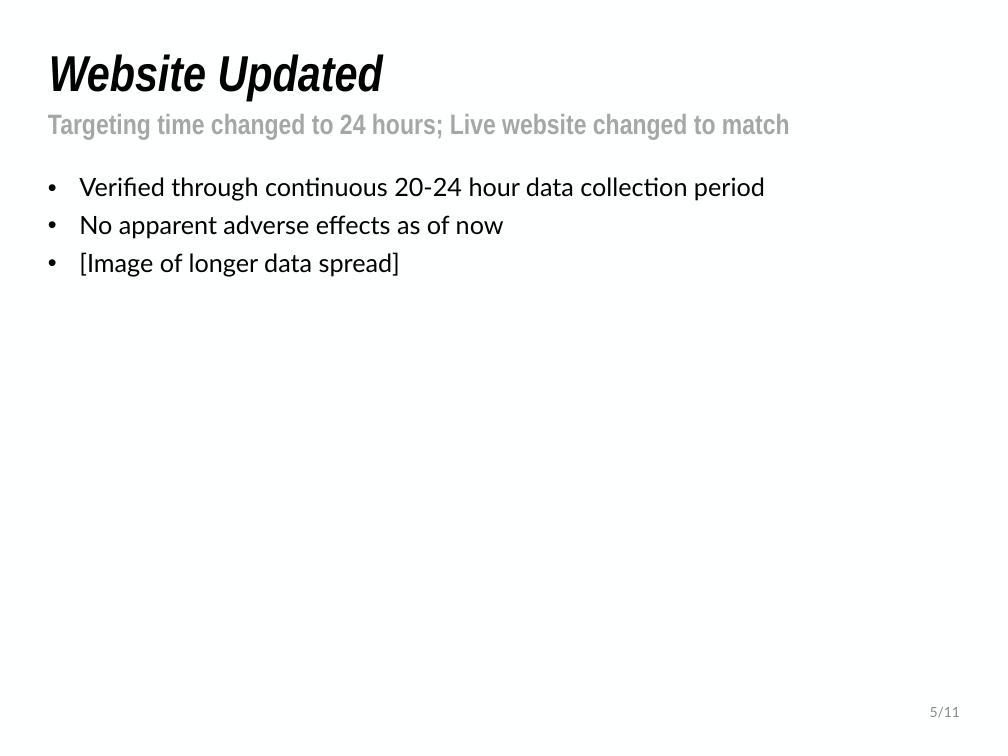
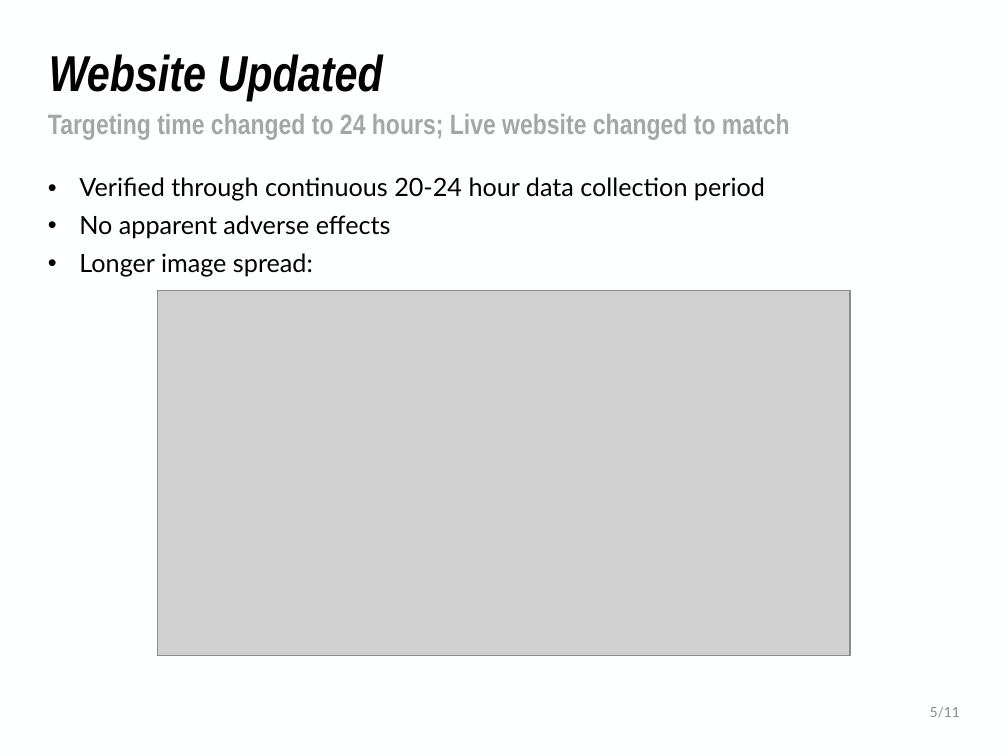
Before and after one commit to NHuang58/Biomedical_Device_PCB, a slide deck: slide 6 of Documentation/Slides/Week_20.pptx (slide 5 before the commit). Drawn at 1008x756 pixels with LibreOffice and Linux fonts; fonts in the diff are those of the drawing; grey boxes stand for pictures; background and template pictures are left out. Boxes give left, top, right and bottom in pixels: in the first picture for what was removed or moved away, otherwise in the second. Text is boxed around its words. In the diff, an @@ line names an element or a change of style, - is before the commit and + after.

```diff
--- a/Documentation/Slides/Week_20.pptx
+++ b/Documentation/Slides/Week_20.pptx
@@ text at [79, 215, 391, 277]: text changed @@
-• No apparent adverse effects as of now
-• [Image of longer data spread]
+• No apparent adverse effects
+• Longer image spread:
@@ picture added at [157, 290, 851, 655] @@
```
Also in this commit, not shown: 6 other slides changed, 3 slides added, 1 slide removed, 6 other files.
